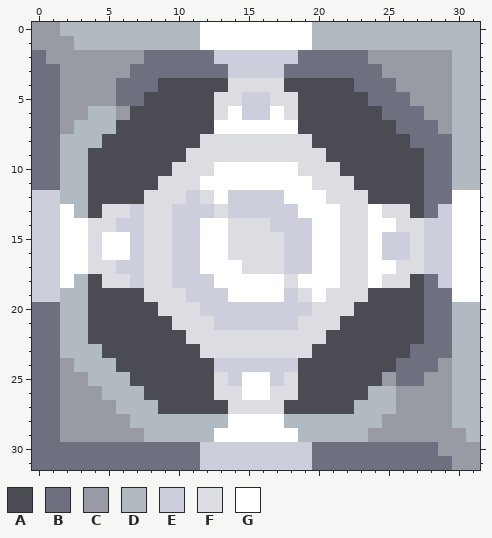
One commit to this pixel-art file: [aseprite files]/blocks/minidrill.aseprite. This is how it looked before the edit.
32x32 pixels, 1 frame.
Palette (. is transparent): A #4a4b53  B #6e7080  C #989aa4  D #b0bac0  E #cccedb  F #dcdde3  G #ffffff
The result:
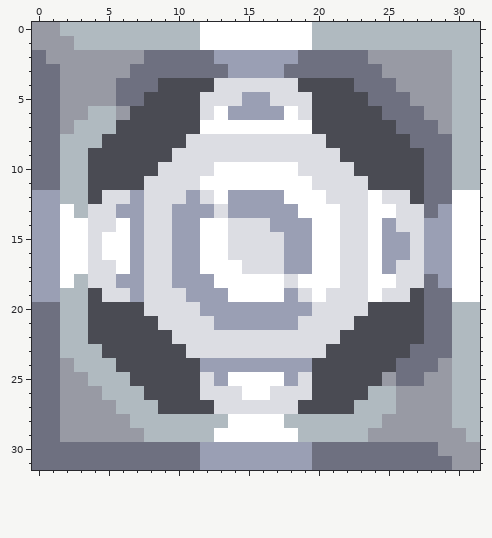
Difference:
@@ palette @@
-E #cccedb
+E #9a9fb4
--- layers "Top", "Rotator"
@@ x 0..31 @@
  3 BBCCCCCBBBBBBBEEEEBBBBBBBCCCCCDD
- 4 BBCCCCBBBAAAAAFFFFAAAAABBBCCCCDD
- 5 BBCCCCBBAAAAAFFEEFFAAAAABBBCCCDD
- 6 BBCCDDCAAAAAAFGEEGFAAAAAABBBCCDD
- 7 BBCDDDAAAAAAAGGGGGGAAAAAAABBBCDD
- 8 BBDDDAAAAAAAFFFFFFFFAAAAAAABBBDD
- 9 BBDDAAAAAAAFFFFFFFFFFAAAAAAABBDD
-10 BBDDAAAAAAFFFGGGGGGFFFAAAAAABBDD
-11 BBDDAAAAAFFFGGGGGGGGFFFAAAAABBDD
-12 EEDDAAAAFFFEFGEEEEGGGFFFAAAABBGG
-13 EEGDAFFEFFEEEFEEEEEGGGFFGFFABEGG
-14 EEGGFFEEFFEEGGFFFEEEGGFFGGFFEEGG
+ 4 BBCCCCBBBAAAAFFFFFFAAAABBBCCCCDD
+ 5 BBCCCCBBAAAAFFFEEFFFAAAABBBCCCDD
+ 6 BBCCDDCAAAAAFGEEEEGFAAAAABBBCCDD
+ 7 BBCDDDAAAAAAGGGGGGGGAAAAAABBBCDD
+ 8 BBDDDAAAAAAFFFFFFFFFFAAAAAABBBDD
+ 9 BBDDAAAAAAFFFFFFFFFFFFAAAAAABBDD
+10 BBDDAAAAAFFFFGGGGGGFFFFAAAAABBDD
+11 BBDDAAAAFFFFGGGGGGGGFFFFAAAABBDD
+12 EEDDAFFEFFFEFGEEEEGGGFFFGFFABBGG
+13 EEGDFFEEFFEEEFEEEEEGGGFFGGFFBEGG
+14 EEGGFFGEFFEEGGFFFEEEGGFFGEFFEEGG
 15 EEGGFGGEFFEEGGFFFFEEGGFFGEEFEEGG
 16 EEGGFGGEFFEEGGFFFFEEGGFFGEEFEEGG
-17 EEGGFFEEFFEEGGGFFFEEGGFFGGFFEEGG
-18 EEGDAFFEFFEEEGGGGGFGGGFFGFFABEGG
-19 EEDDAAAAFFFEEEGGGGEFGFFFAAAABBGG
-20 BBDDAAAAAFFFEEEEEEEEFFFAAAAABBDD
-21 BBDDAAAAAAFFFEEEEEEFFFAAAAAABBDD
-22 BBDDAAAAAAAFFFFFFFFFFAAAAAAABBDD
-23 BBDDDAAAAAAAFFFFFFFFAAAAAAABBBDD
-24 BBCDDDAAAAAAAEEEEEEAAAAAAABBBCDD
-25 BBCCDDDAAAAAAFEGGEFAAAAAACBBCCDD
-26 BBCCCDDDAAAAAFFGGFFAAAAADDCCCCDD
-27 BBCCCCDDDAAAAAFFFFAAAAADDDCCCCDD
+17 EEGGFFGEFFEEGGGFFFEEGGFFGEFFEEGG
+18 EEGDFFEEFFEEEGGGGGFGGGFFGGFFBEGG
+19 EEDDAFFEFFFEEEGGGGEFGFFFGFFABBGG
+20 BBDDAAAAFFFFEEEEEEEEFFFFAAAABBDD
+21 BBDDAAAAAFFFFEEEEEEFFFFAAAAABBDD
+22 BBDDAAAAAAFFFFFFFFFFFFAAAAAABBDD
+23 BBDDDAAAAAAFFFFFFFFFFAAAAAABBBDD
+24 BBCDDDAAAAAAEEEEEEEEAAAAAABBBCDD
+25 BBCCDDDAAAAAFEGGGGEFAAAAACBBCCDD
+26 BBCCCDDDAAAAFFFGGFFFAAAADDCCCCDD
+27 BBCCCCDDDAAAAFFFFFFAAAADDDCCCCDD
 28 BBCCCCCDDDDDDDGGGGDDDDDDDCCCCCDD
Changed places in both pictures, as pixel boxes (x1, y1, x2, y2):
changed: (32, 50, 452, 470)
